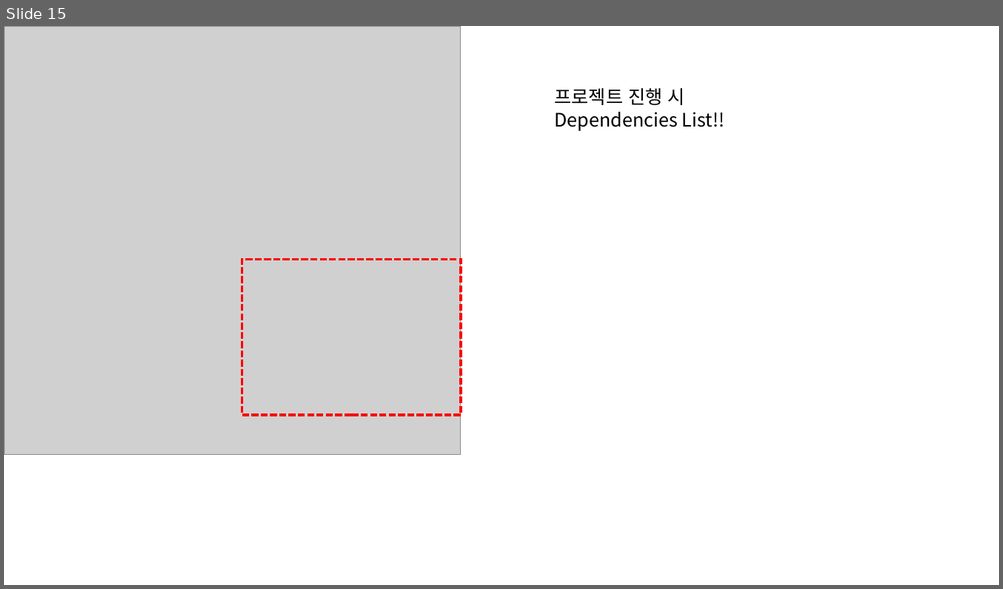
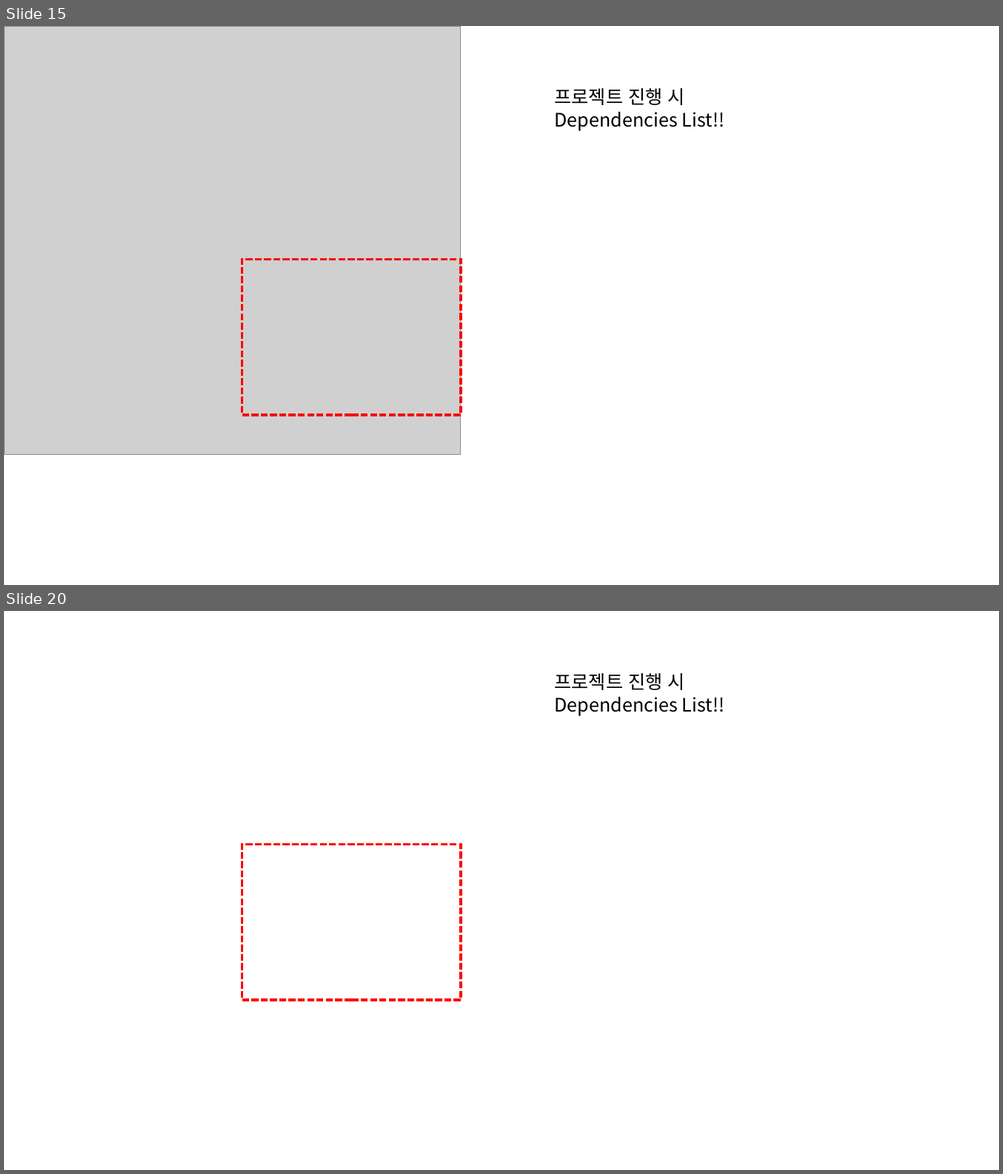
Before and after one commit to trafalgalow32-bot/JavaClass, a slide deck: ClassMaterial/Intelli J.pptx. Shown one above the other, each under a label of ours: slide 15 before the commit, slides 15 and 20 after it; the slides between them are not shown. The pictures are 1003x589 and 1003x1174 pixels, drawn with LibreOffice and Linux fonts; fonts in the diff are those of the drawing; grey boxes stand for pictures. Boxes give left, top, right and bottom in pixels: in the first picture for what was removed or moved away, otherwise in the second. Text is boxed around its words. In the diff, an @@ line names an element or a change of style, - is before the commit and + after.

```diff
--- a/ClassMaterial/Intelli J.pptx
+++ b/ClassMaterial/Intelli J.pptx
@@ slide 20 added at <box>4,611,999,1170</box>, background #FFFFFF @@
@@ text added at <box>554,673,725,716</box>, 18 pt, text #000000 @@
+프로젝트 진행 시
+Dependencies List!!
@@ rectangle added at <box>242,845,461,1000</box>, outline #FF0000 2.25 pt dashed @@
```
Also in this commit, not shown: 4 other slides added, 1 other file.
